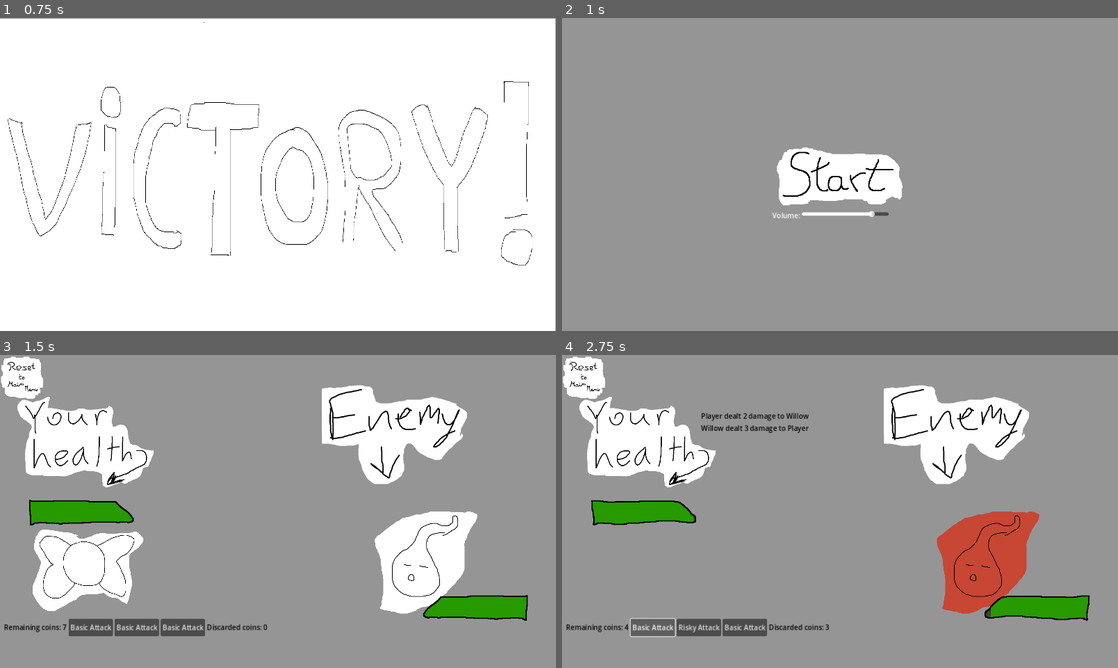
Above: before the commit, frames 1-4 (two rows, left to right).
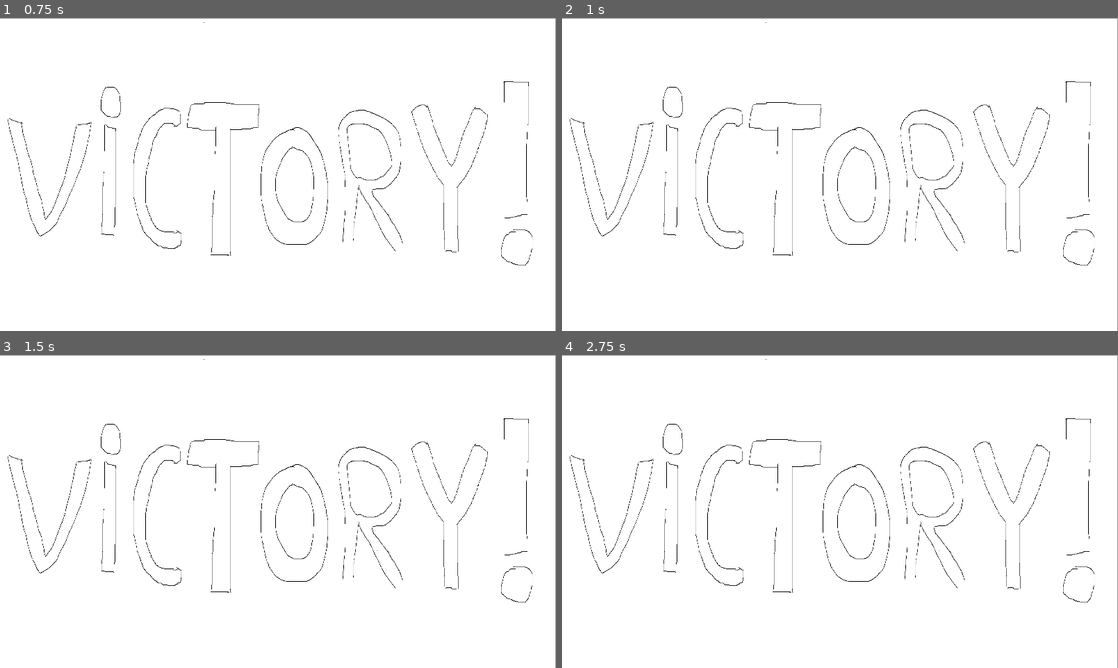
Above: after the commit, the same moments.

Repository: bonsaipropaganda/mini-jam-139
Game: Godot game, scene res://scenes/enemies/victory.tscn
Two runs of this game, one before a commit and one after it. Both use one fixed random seed, a clock stepped at 60 frames per second and the inputs below. This scene is started directly instead of the project's main scene. Sound files missing from this copy of the repository are replaced by a short silence.
Inputs (mouse positions are in pixels of both pictures, inside the frame that each line leads up to):
- Up to frame 1 (0.75 s): tap Enter at 0.5 s
- Up to frame 2 (1 s): no input
- Up to frame 3 (1.5 s): click (278, 514) at 1.27 s
- Up to frame 4 (2.75 s): click (650, 627) at 2 s, where only the run before the commit has a clickable "Basic Attack"

Frame 1 is identical in both runs. In frame 2, 96% of the frame differs, in the area x 0-100%, y 0-100%; in frame 3, 83%; in frame 4, 90%.

Commit message:
merged victory

Diff:
--- a/code/enemies/enemy.gd
+++ b/code/enemies/enemy.gd
@@ -84,3 +84,7 @@
 func _on_health_component_take_damage() -> void:
 	$EntityAnimator.play("hurt")
 	SfxManager.enemy_hurt.play()
+
+
+func _on_enemy_died() -> void:
+	pass # Replace with function body.
--- a/scenes/enemies/hunter.tscn
+++ b/scenes/enemies/hunter.tscn
@@ -8,7 +8,7 @@
 [ext_resource type="Script" path="res://code/combat/actions/Stare.gd" id="6_60on1"]
 [ext_resource type="PackedScene" uid="uid://t0c7cg537fse" path="res://scenes/health_component.tscn" id="6_jgn48"]
 [ext_resource type="PackedScene" uid="uid://i3fwwekparef" path="res://scenes/entity_animator.tscn" id="8_bhl78"]
-[ext_resource type="Script" path="res://scenes/enemies/victory.gd" id="9_50nhi"]
+[ext_resource type="Script" path="res://scenes/enemies/victory_screen.gd" id="9_kj3vl"]
 
 [sub_resource type="Resource" id="Resource_ewlx1"]
 script = ExtResource("3_kabjn")
@@ -40,9 +40,9 @@
 
 [node name="EntityAnimator" parent="." instance=ExtResource("8_bhl78")]
 
-[node name="Victory" type="Node" parent="."]
-script = ExtResource("9_50nhi")
+[node name="Node" type="Node" parent="."]
+script = ExtResource("9_kj3vl")
 
-[connection signal="enemy_died" from="." to="Victory" method="_on_hunter_enemy_died"]
+[connection signal="enemy_died" from="." to="Node" method="_on_hunter_enemy_died"]
 [connection signal="die" from="HealthComponent" to="." method="_on_health_component_die"]
 [connection signal="take_damage" from="HealthComponent" to="." method="_on_health_component_take_damage"]
--- a/scenes/enemies/victory.tscn
+++ b/scenes/enemies/victory.tscn
@@ -10,6 +10,7 @@
 script = ExtResource("2_twf5v")
 
 [node name="Timer" type="Timer" parent="."]
+wait_time = 4.0
 one_shot = true
 autostart = true
 
--- /dev/null
+++ b/scenes/enemies/victory_screen.gd
@@ -0,0 +1,6 @@
+extends Node
+
+
+
+func _on_hunter_enemy_died() -> void:
+	get_tree().change_scene_to_file("res://scenes/enemies/victory.tscn")
Not shown, added: art/Victory.png.import
Not shown: 1 places in scenes/enemies/victory.tscn that only renumber resources
